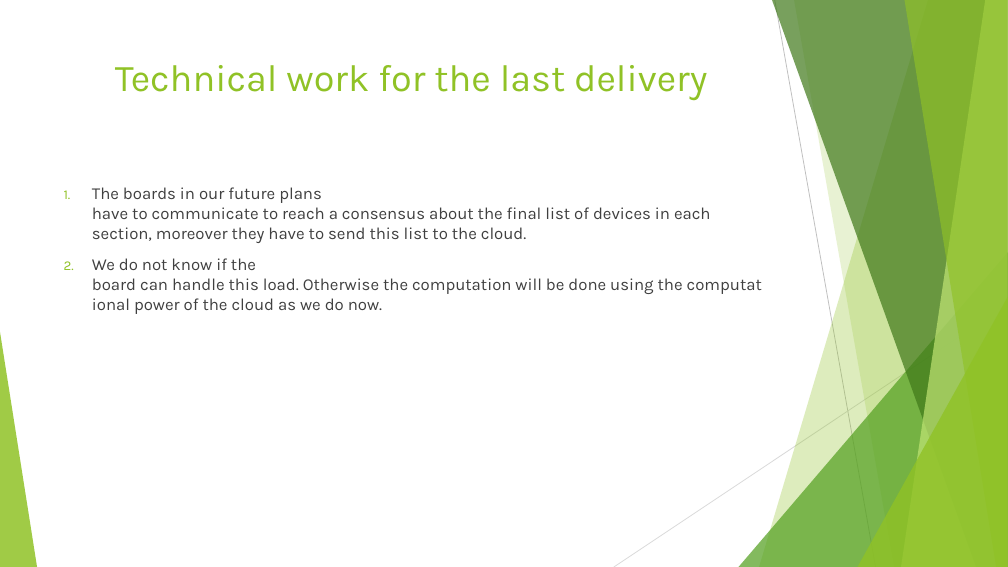
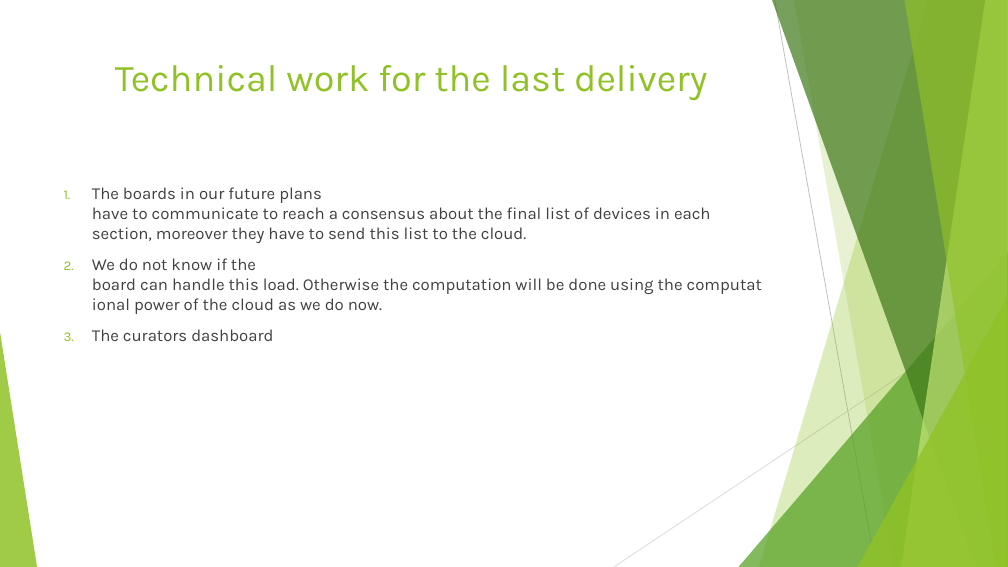
Before and after one commit to LuigiSigillo/NextRoom, a slide deck: slide 17 of Documents/Presentations/Second_presentation.pptx (slide 16 before the commit). Drawn at 1008x567 pixels with LibreOffice and Linux fonts; fonts in the diff are those of the drawing. Boxes give left, top, right and bottom in pixels: in the first picture for what was removed or moved away, otherwise in the second. Text is boxed around its words. In the diff, an @@ line names an element or a change of style, - is before the commit and + after.

```diff
--- a/Documents/Presentations/Second_presentation.pptx
+++ b/Documents/Presentations/Second_presentation.pptx
@@ text at [92,329,273,341]: paragraph added @@
+3. The curators dashboard
```
Also in this commit, not shown: 1 slide added, 1 other file.
